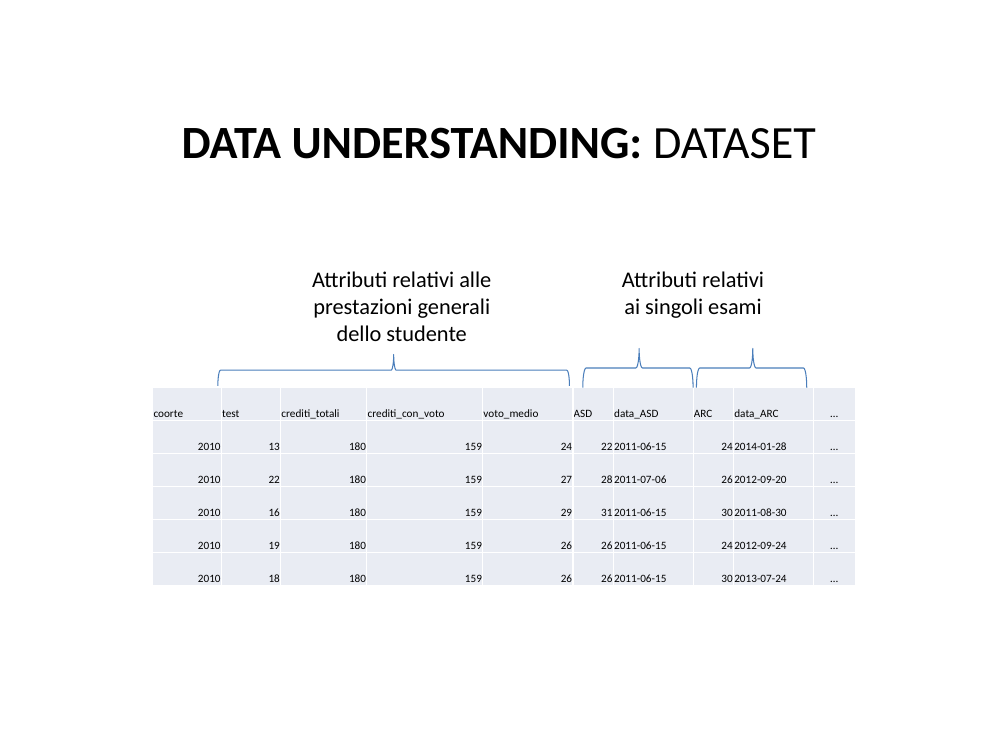
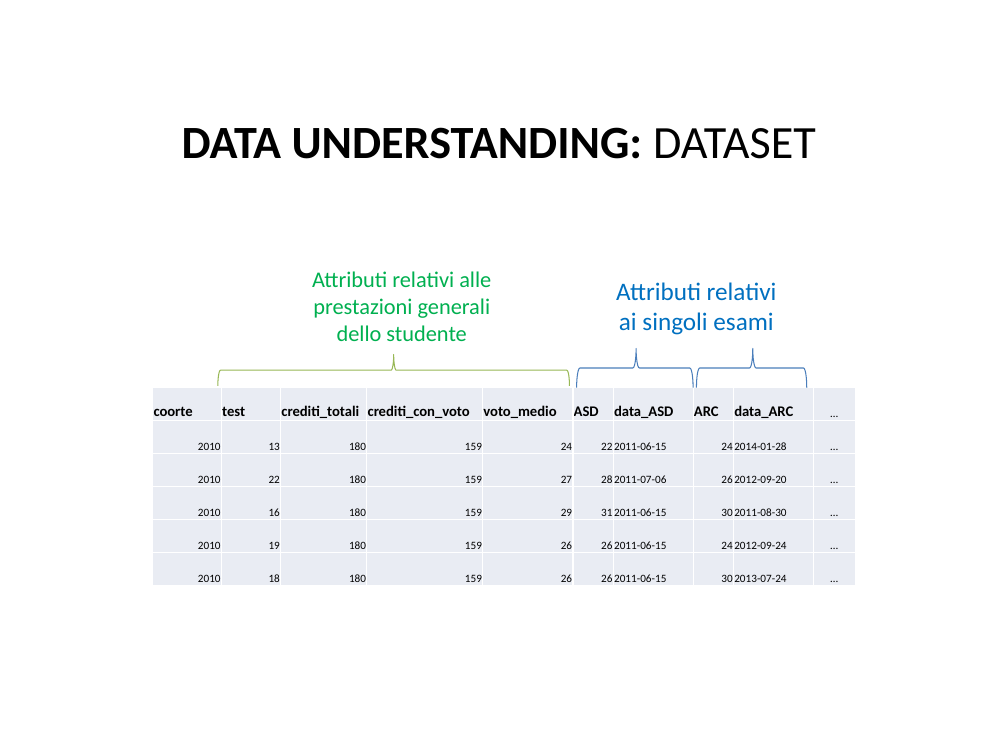
Before and after one commit to BlacknDecker/unifi, a slide deck: slide 3 of relazione.pptx. Drawn at 1008x756 pixels with LibreOffice and Linux fonts; fonts in the diff are those of the drawing; background and template pictures are left out. Boxes give left, top, right and bottom in pixels: in the first picture for what was removed or moved away, otherwise in the second. Text is boxed around its words. In the diff, an @@ line names an element or a change of style, - is before the commit and + after.

```diff
--- a/relazione.pptx
+++ b/relazione.pptx
@@ text "Attributi relativi alle prestazioni generali ..." at (312, 271, 491, 341): text colour #000000 to #00B050 @@
@@ text "Attributi relativi ai singoli esami": place and size @@
-text "Attributi relativi ai singoli esami" at (622, 271, 764, 318)
+text "Attributi relativi ai singoli esami" at (616, 282, 777, 335)
@@ text "Attributi relativi ai singoli esami" at (616, 282, 777, 335): size 16 to 18 pt, text colour #000000 to #0070C0 @@
@@ left brace at (218, 355, 570, 386): outline #4B7EBC 0.75 pt to #98B955 0.75 pt @@
@@ left brace: place and size @@
-left brace at (583, 348, 692, 387)
+left brace at (576, 348, 693, 388)
@@ table at (153, 388, 856, 586) @@
@@ size 8 to 10.5 pt, bold on in "coorte", "test", "crediti_totali", "crediti_con_voto" and 5 more places @@
```
Also in this commit, not shown: 2 other files.
